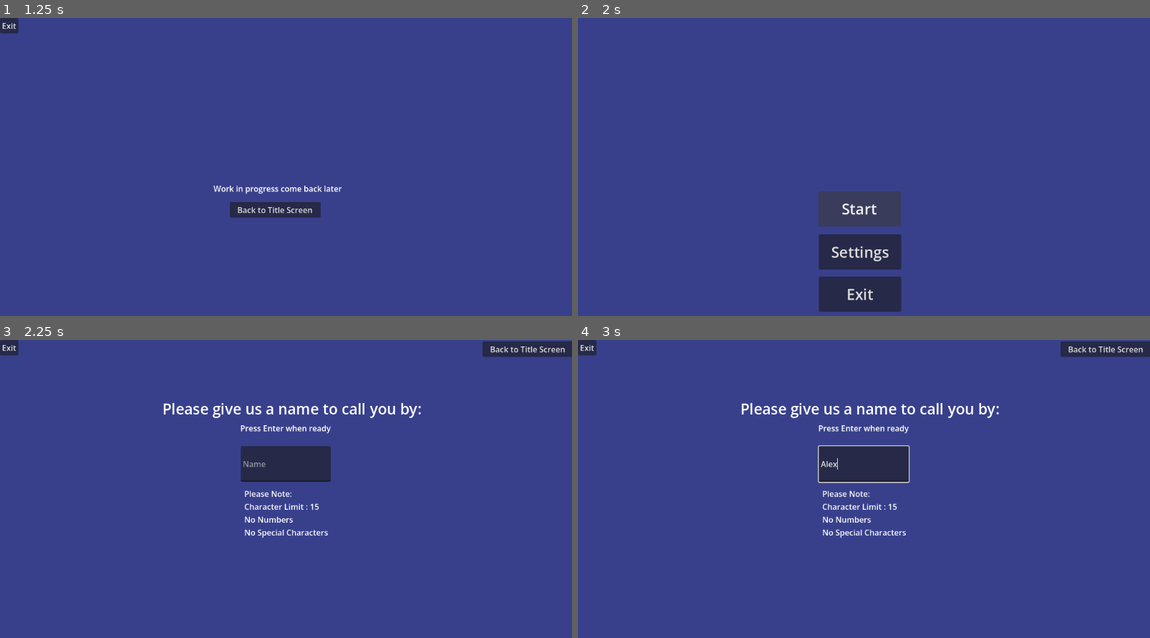
Above: before the commit, frames 1-4 (two rows, left to right).
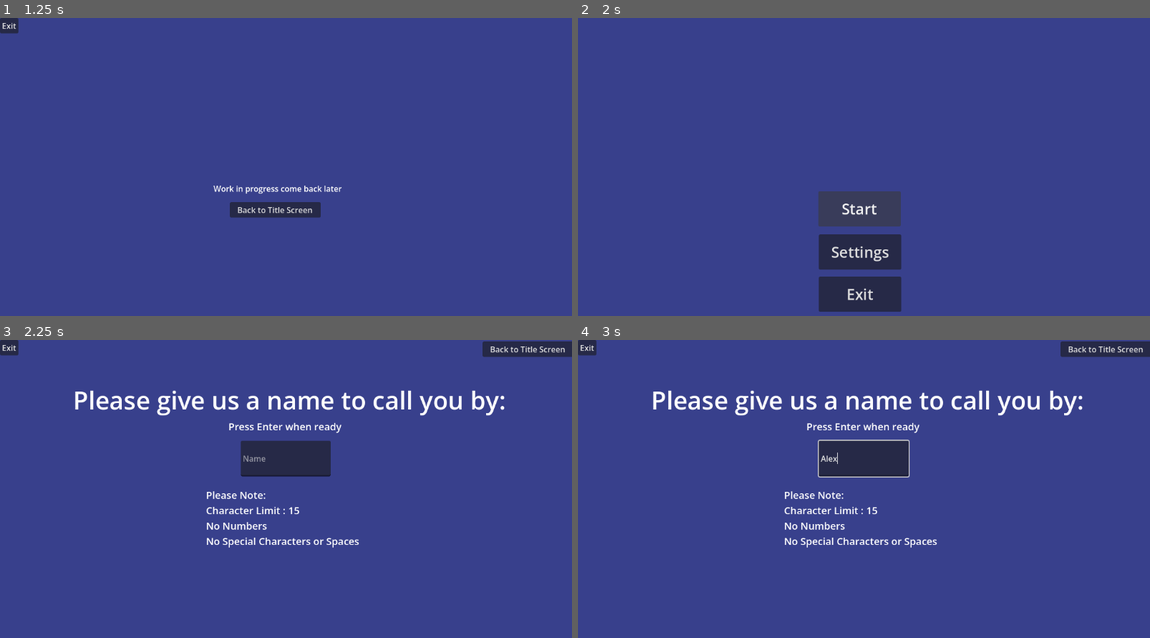
Above: after the commit, the same moments.

Repository: AlexandraWong22054/91906
Game: Godot game, scene res://node_2d.tscn
Same seed, same stepped clock (60 frames per second), same inputs: the game is played once before the commit and once after it.
Inputs (mouse positions are in pixels of both pictures, inside the frame that each line leads up to):
- Up to frame 1 (1.25 s): click "Settings" at 0.5 s
- Up to frame 2 (2 s): click "Back to Title Screen" at 1.25 s
- Up to frame 3 (2.25 s): click "Start" at 2 s
- Up to frame 4 (3 s): click (864, 465) at 2.77 s; type "Alex" at 2.85 s

Frames 1-2 are identical in both runs. In frame 3, 4.3% of the frame differs, in the area x 13-89%, y 16-70%; in frame 4, 4.6%.

Commit message:
Added popup for space input
If space is entered into name input field, error message pop-up appears. The popup can be closed.

Diff:
--- a/continue.gd
+++ b/continue.gd
@@ -1,4 +1,8 @@
 extends Button
 
 func _ready():
-	hide()
+	hide() #hides button at the start
+
+
+func _on_pressed():
+	get_tree().change_scene_to_file("res://third_window.tscn")
--- a/line_edit.gd
+++ b/line_edit.gd
@@ -3,24 +3,37 @@
 var player_name : String = ""
 @onready var Continue = get_node("Continue")
 @onready var Greeting = get_node("Greeting")
-@onready var Noname = get_node("No_Input")
-
+@onready var Invalid = get_node("Invalid_Input")
+@onready var Name = get_node("Invalid_Input/NameError")
+@onready var Space = get_node("Invalid_Input/SpaceError")
+@onready var Number = get_node("Invalid_Input/NumberError")
+@onready var SpecChar = get_node("Invalid_Input/SpecialCharError")
 
 func _ready():
 	max_length = 15 #only 15 character limit
-	Noname.hide()
+
+func _on_text_changed(new_text: String):
+	if " " in new_text:
+		var cursor_place = caret_column #saves where the cursor most recently is
+		text = new_text.replace(" ","") #when space button is pressed, remove the space from occuring
+		caret_column = cursor_place -1 #Resets cursor place so that inputing a space doesn't move back to the start
+		Invalid.show()
+		Space.show()
 
 #Changes Player name to the submitted text
 func _on_text_submitted(new_text: String):
 	if new_text.is_empty():
-		print("Test")
-		Noname.show()
+		Invalid.show() #Shows popup window
+		Name.show()
 	else:
 		player_name = new_text
 		print("Name = ", player_name)
 		Continue.show() #Shows the "Click to Continue" button
 		Greeting.text = (str("Hello, ") + (player_name))
 
-
-func _on_no_input_close_requested():
-	Noname.hide()
+func _on_no_input_close_requested(): #hides the popup window when the x is clicked.
+	Invalid.hide()
+	Name.hide()
+	Space.hide()
+	Number.hide()
+	SpecChar.hide()
--- a/second_window.tscn
+++ b/second_window.tscn
@@ -12,19 +12,21 @@
 [node name="Name" type="LineEdit" parent="." unique_id=244849484]
 layout_mode = 0
 offset_left = 485.0
-offset_top = 214.0
+offset_top = 203.0
 offset_right = 666.0
-offset_bottom = 286.0
+offset_bottom = 275.0
 placeholder_text = "Name"
 script = ExtResource("1_5g6ec")
 
-[node name="No_Input" type="Window" parent="Name" unique_id=1336080941]
+[node name="Invalid_Input" type="Window" parent="Name" unique_id=1336080941]
 transparent_bg = true
 oversampling_override = 1.0
 initial_position = 1
 size = Vector2i(500, 300)
+visible = false
 
-[node name="NameError" type="Label" parent="Name/No_Input" unique_id=1990294556]
+[node name="NameError" type="Label" parent="Name/Invalid_Input" unique_id=1990294556]
+visible = false
 offset_left = 126.0
 offset_top = 90.0
 offset_right = 379.0
@@ -34,6 +36,37 @@
 Please enter a name."
 horizontal_alignment = 1
 vertical_alignment = 1
+
+[node name="SpaceError" type="Label" parent="Name/Invalid_Input" unique_id=1378993869]
+visible = false
+offset_left = 75.0
+offset_top = 140.0
+offset_right = 428.0
+offset_bottom = 175.0
+theme_override_font_sizes/font_size = 25
+text = "Please do not include spaces."
+
+[node name="NumberError" type="Label" parent="Name/Invalid_Input" unique_id=1486588367]
+visible = false
+offset_left = 59.0
+offset_top = 99.0
+offset_right = 446.0
+offset_bottom = 191.0
+theme_override_font_sizes/font_size = 25
+text = "Please do not include numbers.
+Letters Only"
+horizontal_alignment = 1
+
+[node name="SpecialCharError" type="Label" parent="Name/Invalid_Input" unique_id=1716925974]
+visible = false
+offset_left = 2.0
+offset_top = 104.0
+offset_right = 491.0
+offset_bottom = 177.0
+theme_override_font_sizes/font_size = 25
+text = "Please do not include special characters.
+Letters only."
+horizontal_alignment = 1
 
 [node name="Continue" type="Button" parent="Name" unique_id=1998237502]
 layout_mode = 0
@@ -56,31 +89,33 @@
 
 [node name="Please" type="Label" parent="." unique_id=699328083]
 layout_mode = 0
-offset_left = 327.0
-offset_top = 117.0
-offset_right = 849.0
-offset_bottom = 159.0
-theme_override_font_sizes/font_size = 30
+offset_left = 147.0
+offset_top = 86.0
+offset_right = 1019.0
+offset_bottom = 155.0
+theme_override_font_sizes/font_size = 50
 text = "Please give us a name to call you by:"
 
 [node name="Press" type="Label" parent="." unique_id=1658396247]
 layout_mode = 0
-offset_left = 484.0
-offset_top = 166.0
-offset_right = 667.0
-offset_bottom = 189.0
+offset_left = 460.0
+offset_top = 160.0
+offset_right = 688.0
+offset_bottom = 188.0
+theme_override_font_sizes/font_size = 20
 text = "Press Enter when ready"
 
 [node name="Notes" type="Label" parent="." unique_id=1984372959]
 layout_mode = 0
-offset_left = 492.0
+offset_left = 415.0
 offset_top = 298.0
-offset_right = 661.0
-offset_bottom = 399.0
+offset_right = 724.0
+offset_bottom = 419.0
+theme_override_font_sizes/font_size = 20
 text = "Please Note:
 Character Limit : 15
 No Numbers
-No Special Characters"
+No Special Characters or Spaces"
 
 [node name="Exit" type="Button" parent="." unique_id=1560486033]
 layout_mode = 0
@@ -101,7 +136,7 @@
 
 [connection signal="text_changed" from="Name" to="Name" method="_on_text_changed"]
 [connection signal="text_submitted" from="Name" to="Name" method="_on_text_submitted"]
-[connection signal="close_requested" from="Name/No_Input" to="Name" method="_on_no_input_close_requested"]
+[connection signal="close_requested" from="Name/Invalid_Input" to="Name" method="_on_no_input_close_requested"]
 [connection signal="pressed" from="Name/Continue" to="Name/Continue" method="_on_pressed"]
 [connection signal="pressed" from="Exit" to="Exit" method="_on_pressed"]
 [connection signal="pressed" from="Main Menu" to="Main Menu" method="_on_pressed"]
--- /dev/null
+++ b/space_input.gd
@@ -0,0 +1,5 @@
+extends Window
+
+
+func _on_no_input_close_requested(): #hides the popup window when the x is clicked.
+	hide()
--- /dev/null
+++ b/third_window.tscn
@@ -0,0 +1,9 @@
+[gd_scene format=3 uid="uid://btsrlhk7ymlw0"]
+
+[node name="ThirdWindow" type="Control" unique_id=1893395865]
+layout_mode = 3
+anchors_preset = 15
+anchor_right = 1.0
+anchor_bottom = 1.0
+grow_horizontal = 2
+grow_vertical = 2
Not shown, added: space_input.gd.uid
